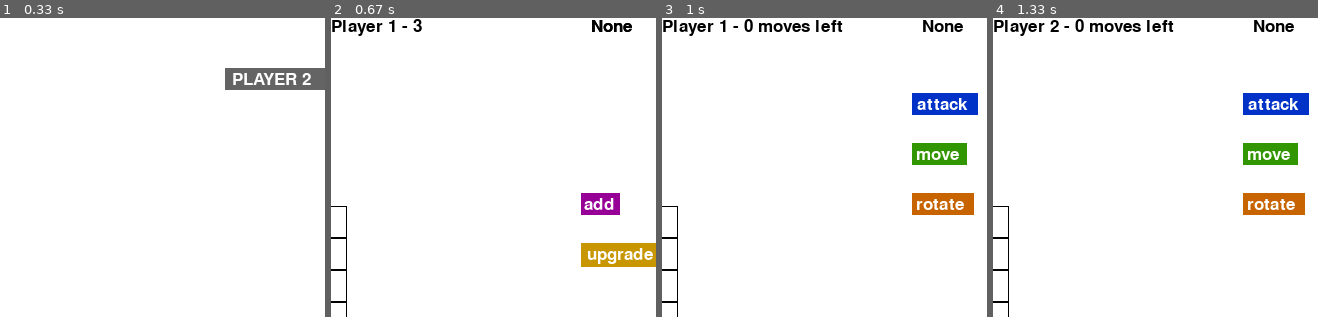
Above: before the commit, frames 1-4 (left to right).
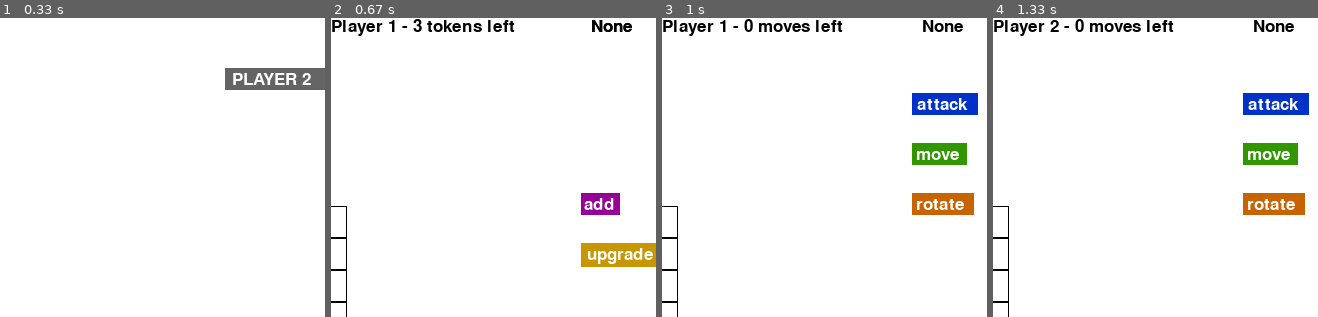
Above: after the commit, the same moments.

Repository: hornsbym/WarGame
Game: pygame game, started from Game.py
Two runs of this game, one before a commit and one after it. Both use one fixed random seed, a clock stepped at 60 frames per second and the inputs below.
Inputs (mouse positions are % of the whole screen's width and height, from its top left):
- Up to frame 1 (0.33 s): no input
- Up to frame 2 (0.67 s): click "1x7" at 0.38 s
- Up to frame 3 (1 s): click "start" at 0.73 s
- Up to frame 4 (1.33 s): click (50, 57) at 1.07 s
The pictures show only the part of the screen within x 50-100%, y 0-50%; the shares and areas given below are measured in that part.

Frame 1 is identical in both runs. In frame 2, 0.6% of the frame differs, in the area x 29-57%, y 0-5%; in frame 3, nothing differs; in frame 4, nothing differs.

Commit message:
Added tokens left to dashboard.

Diff:
--- a/Game.py
+++ b/Game.py
@@ -226,7 +226,7 @@
                 currentPlayer = p1
             switchPlayer = False
 
-        displayText(str(currentPlayer.getName())+" - "+str(currentPlayer.getTokens()),(displayWidth//2,0))
+        displayText(str(currentPlayer.getName())+" - "+str(currentPlayer.getTokens()) + " tokens left",(displayWidth//2,0))
 
         displayText("New: "+str(newTroop), (0,displayHeight-50))
         displayText(str(command), (displayWidth*.9,displayHeight-80))
